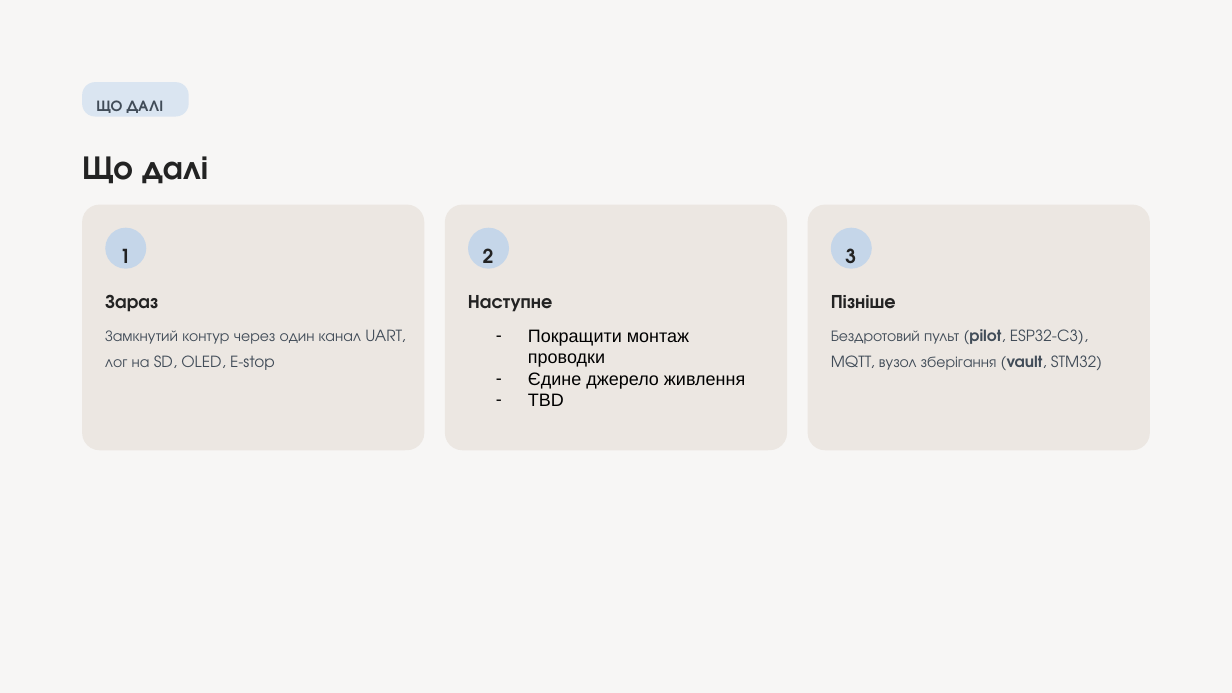
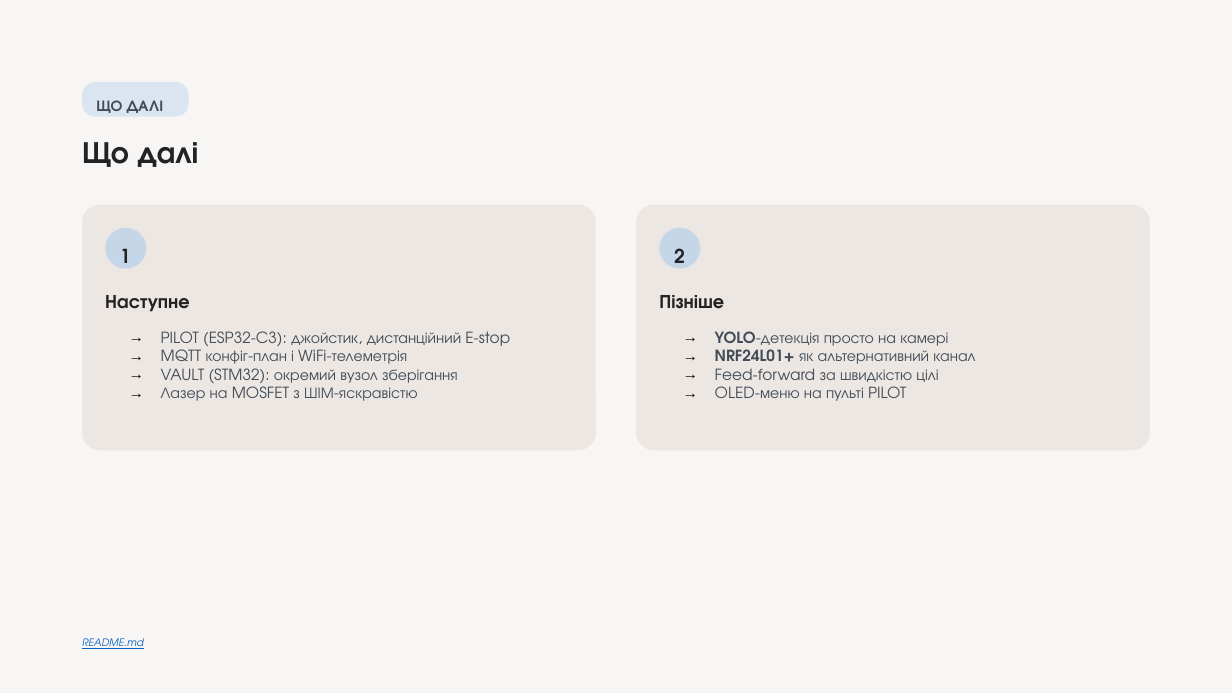
Before and after one commit to melnikvitaly/workshops, a slide deck: slide 13 of workshop-7-final_project/docs/assestment/presentation/Laser Gimbal with Camera Tracking on ESP32-S3.pptx. Drawn at 1232x693 pixels with LibreOffice and Linux fonts; fonts in the diff are those of the drawing. Boxes give left, top, right and bottom in pixels: in the first picture for what was removed or moved away, otherwise in the second. Text is boxed around its words. In the diff, an @@ line names an element or a change of style, - is before the commit and + after.

```diff
--- a/workshop-7-final_project/docs/assestment/presentation/Laser Gimbal with Camera Tracking on ESP32-S3.pptx
+++ b/workshop-7-final_project/docs/assestment/presentation/Laser Gimbal with Camera Tracking on ESP32-S3.pptx
@@ text "Що далі": place and size @@
-text "Що далі" at bbox=[82, 156, 208, 184]
+text "Що далі" at bbox=[82, 142, 199, 167]
@@ text "Що далі" at bbox=[82, 142, 199, 167]: size 26 to 24 pt @@
@@ rounded rectangle: place and size @@
-rounded rectangle at bbox=[82, 204, 424, 450]
+rounded rectangle at bbox=[82, 204, 596, 450]
@@ rounded rectangle removed at bbox=[445, 204, 787, 450] @@
@@ rounded rectangle: place and size @@
-rounded rectangle at bbox=[808, 204, 1150, 450]
+rounded rectangle at bbox=[637, 204, 1151, 450]
@@ rounded rectangle removed at bbox=[468, 227, 508, 268] @@
@@ rounded rectangle: place and size @@
-rounded rectangle at bbox=[831, 227, 872, 268]
+rounded rectangle at bbox=[660, 227, 701, 268]
@@ text "2": place and size @@
-text "2" at bbox=[483, 248, 494, 263]
+text "2" at bbox=[674, 248, 685, 263]
@@ text removed at bbox=[845, 248, 856, 264] @@
-3
@@ text "Наступне": place and size @@
-text "Наступне" at bbox=[468, 295, 552, 312]
+text "Наступне" at bbox=[105, 295, 189, 312]
@@ text removed at bbox=[105, 295, 158, 312] @@
-Зараз
@@ text "Пізніше": place and size @@
-text "Пізніше" at bbox=[831, 295, 896, 309]
+text "Пізніше" at bbox=[659, 295, 724, 309]
@@ text removed at bbox=[105, 329, 405, 370] @@
-Замкнутий контур через один канал UART, лог на SD, OLED, E-stop
@@ text removed at bbox=[528, 329, 745, 406] @@
-– Покращити монтаж проводки
-– Єдине джерело живлення
-– TBD
@@ text removed at bbox=[831, 329, 1102, 370] @@
-Бездротовий пульт (pilot, ESP32-C3), MQTT, вузол зберігання (vault, STM32)
@@ text added at bbox=[161, 331, 510, 401], 12 pt, text #414C58 @@
+→ PILOT (ESP32-C3): джойстик, дистанційний E-stop
+→ MQTT конфіг-план і WiFi-телеметрія
+→ VAULT (STM32): окремий вузол зберігання
+→ Лазер на MOSFET з ШІМ-яскравістю
@@ text added at bbox=[715, 331, 975, 401], 12 pt, text #414C58 @@
+→ YOLO-детекція просто на камері
+→ NRF24L01+ як альтернативний канал
+→ Feed-forward за швидкістю цілі
+→ OLED-меню на пульті PILOT
@@ text added at bbox=[82, 638, 144, 649], 8 pt, text #0563C1, italic, underline @@
+README.md
```
Also in this commit, not shown: 12 other slides changed, 22 other files.
